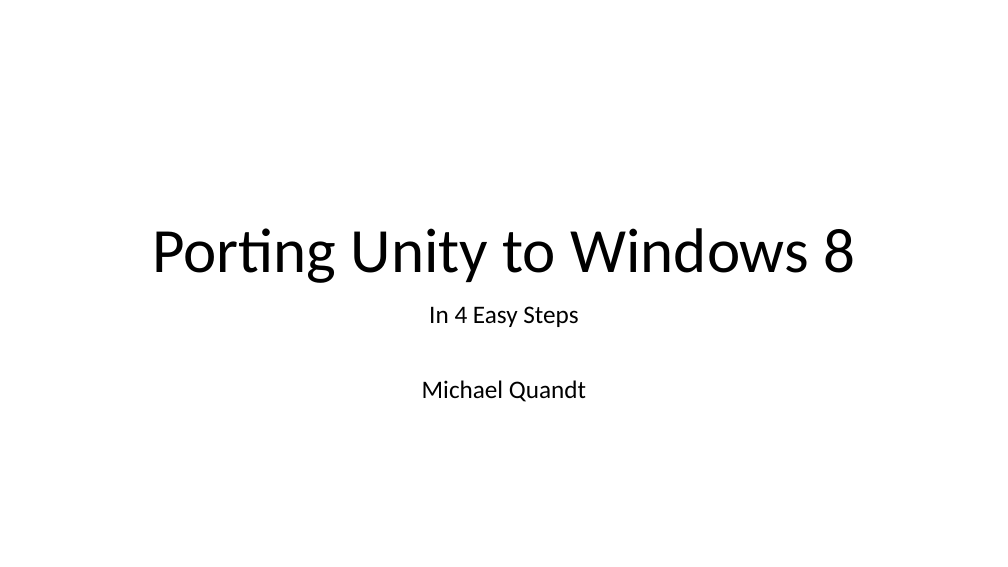
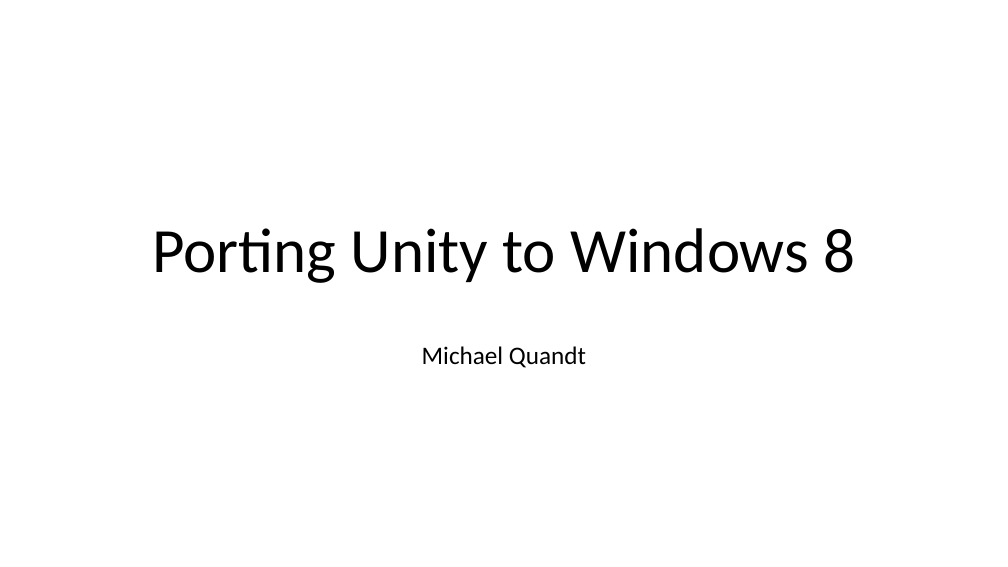
Before and after one commit to quandtm/UnityWin8Porting, a slide deck: slide 1 of PortingUnity_Win8.pptx. Drawn at 1008x567 pixels with LibreOffice and Linux fonts; fonts in the diff are those of the drawing. Boxes give left, top, right and bottom in pixels: in the first picture for what was removed or moved away, otherwise in the second. Text is boxed around its words. In the diff, an @@ line names an element or a change of style, - is before the commit and + after.

```diff
--- a/PortingUnity_Win8.pptx
+++ b/PortingUnity_Win8.pptx
@@ subtitle at [429, 306, 578, 327]: paragraph removed @@
-In 4 Easy Steps
```
Also in this commit, not shown: 5 other slides changed, 2 slides added.
